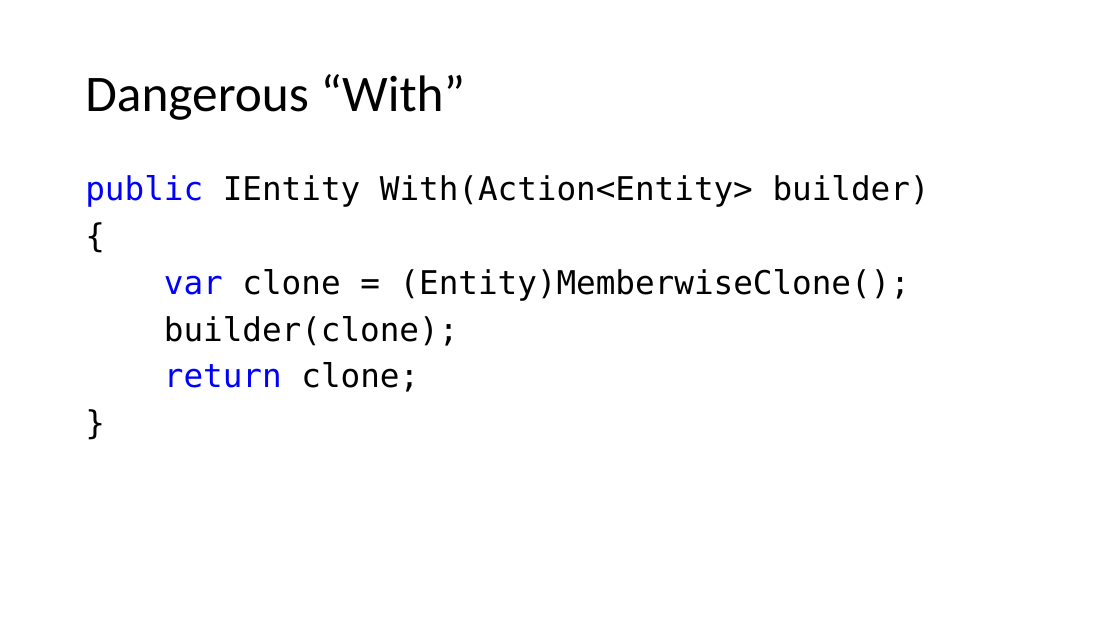
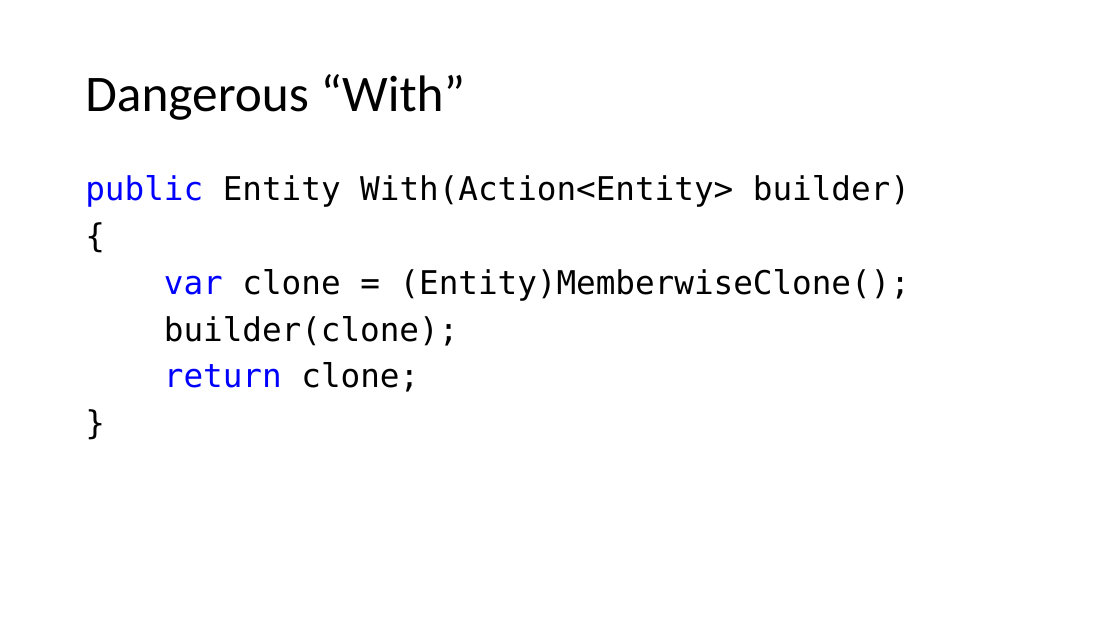
Before and after one commit to kugushev/presentations, a slide deck: slide 22 of Presentation.pptx. Drawn at 1120x630 pixels with LibreOffice and Linux fonts; fonts in the diff are those of the drawing. Boxes give left, top, right and bottom in pixels: in the first picture for what was removed or moved away, otherwise in the second. Text is boxed around its words. In the diff, an @@ line names an element or a change of style, - is before the commit and + after.

```diff
--- a/Presentation.pptx
+++ b/Presentation.pptx
@@ text at (85, 175, 910, 207): text changed @@
-public IEntity With(Action<Entity> builder)
+public Entity With(Action<Entity> builder)
```
Also in this commit, not shown: 3 other slides changed, 5 slides added, 6 other files.
